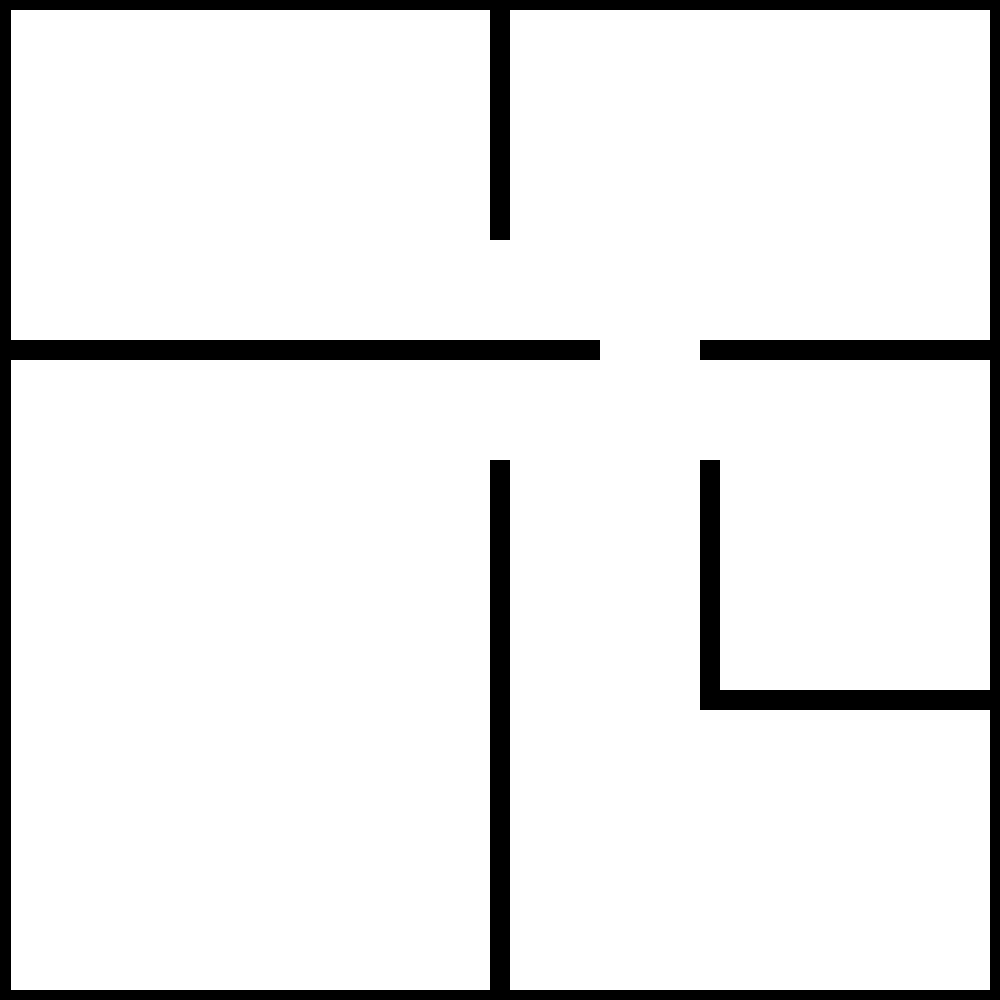
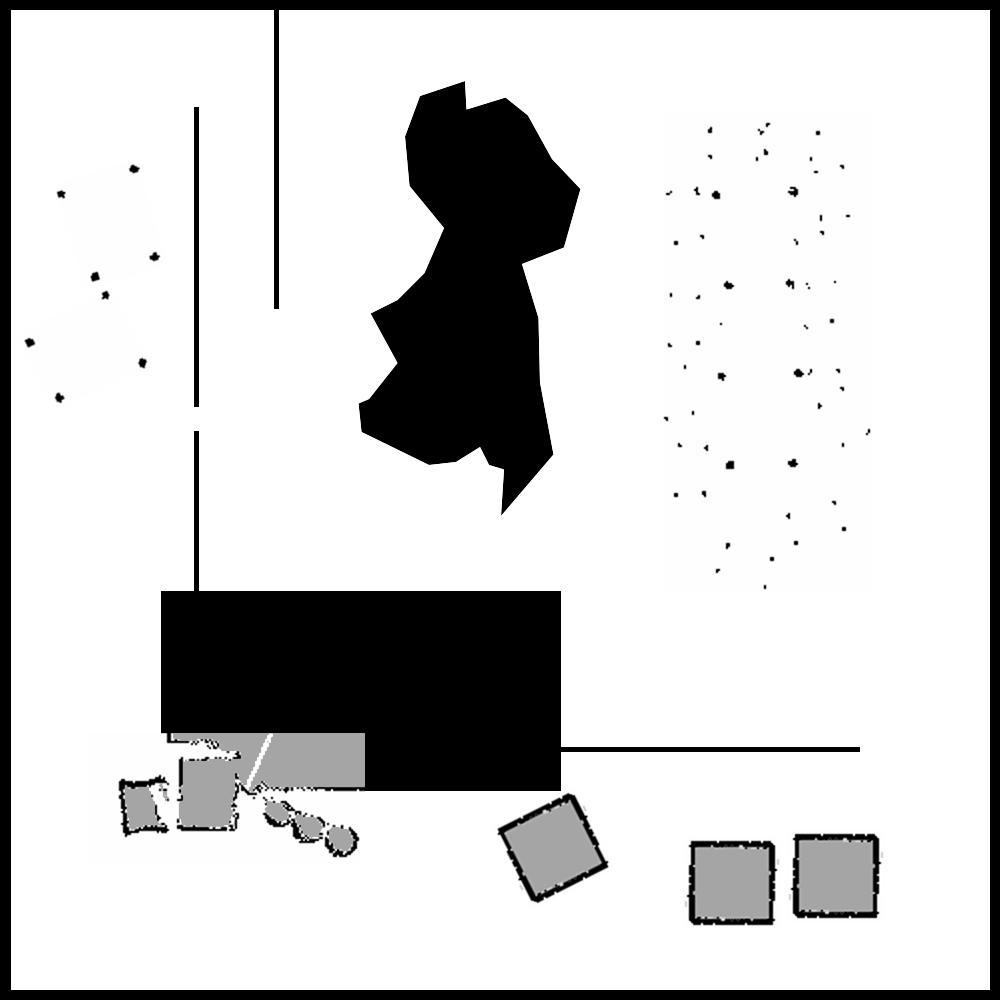
Before/after of a w=1000, h=1000 layered artwork. What changed in the layer stack:
added layer "Visible" above "Pasted Layer #6" over (x1=11, y1=10, x2=990, y2=990)
added layer "Pasted Layer #6" above "Pasted Layer #5" over (x1=13, y1=282, x2=154, y2=404)
added layer "Pasted Layer #5" above "Pasted Layer #4" over (x1=56, y1=163, x2=161, y2=291)
added layer "Pasted Layer #4" above "Pasted Layer #3" over (x1=117, y1=733, x2=365, y2=858)
added layer "Pasted Layer #3" above "Pasted Layer #2" over (x1=488, y1=785, x2=611, y2=911)
added layer "Pasted Layer #2" above "Pasted Layer #1" over (x1=684, y1=839, x2=780, y2=927)
added layer "Pasted Layer #1" above "Layer #5" over (x1=788, y1=832, x2=884, y2=920)
added layer "Layer #5" above "Layer #4" over (x1=358, y1=81, x2=581, y2=516)
added layer "Layer #4" above "Layer #3" over (x1=274, y1=10, x2=279, y2=309)
added layer "Layer #3" above "Layer #2" over (x1=194, y1=107, x2=199, y2=407)
added layer "Layer #2" above "Layer #1" over (x1=194, y1=431, x2=199, y2=731)
added layer "Layer #1" above "Pasted Layer" over (x1=560, y1=747, x2=860, y2=752)
added layer "Pasted Layer" above "Layer" over (x1=663, y1=122, x2=876, y2=593)
added layer "Layer" above "Block #4" over (x1=161, y1=591, x2=561, y2=791)
hid "Block #9" over (x1=700, y1=460, x2=720, y2=926)
hid "Block #8" over (x1=490, y1=465, x2=510, y2=990)
hid "Block #7" over (x1=490, y1=10, x2=510, y2=103)
hid "Block #10" over (x1=700, y1=690, x2=990, y2=710)
hid "Block #6" over (x1=700, y1=340, x2=990, y2=360)
hid "Block #5" over (x1=11, y1=340, x2=600, y2=360)
